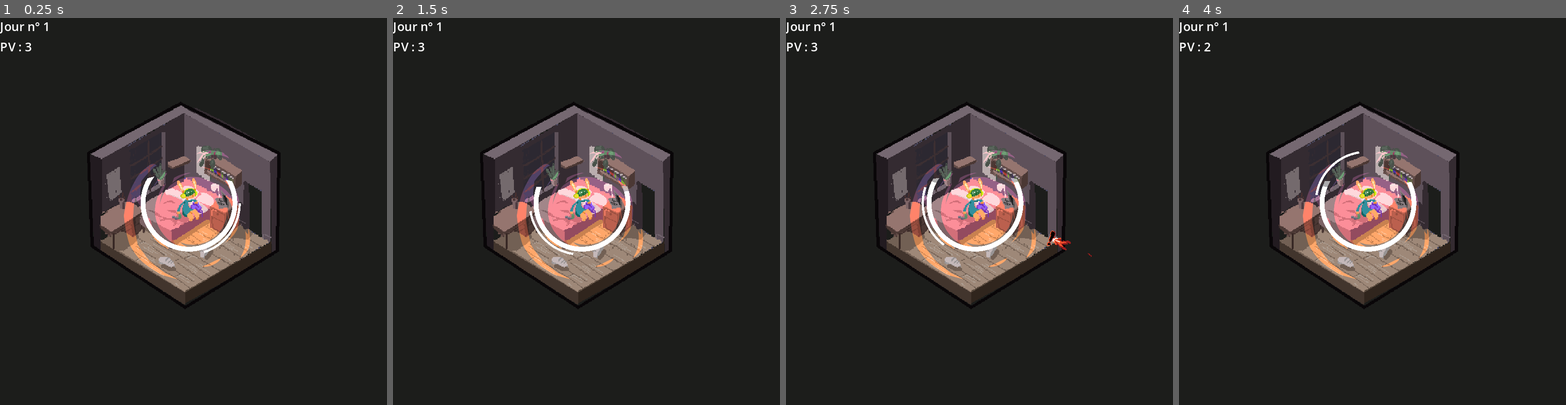
Above: before the commit, frames 1-4 (left to right).
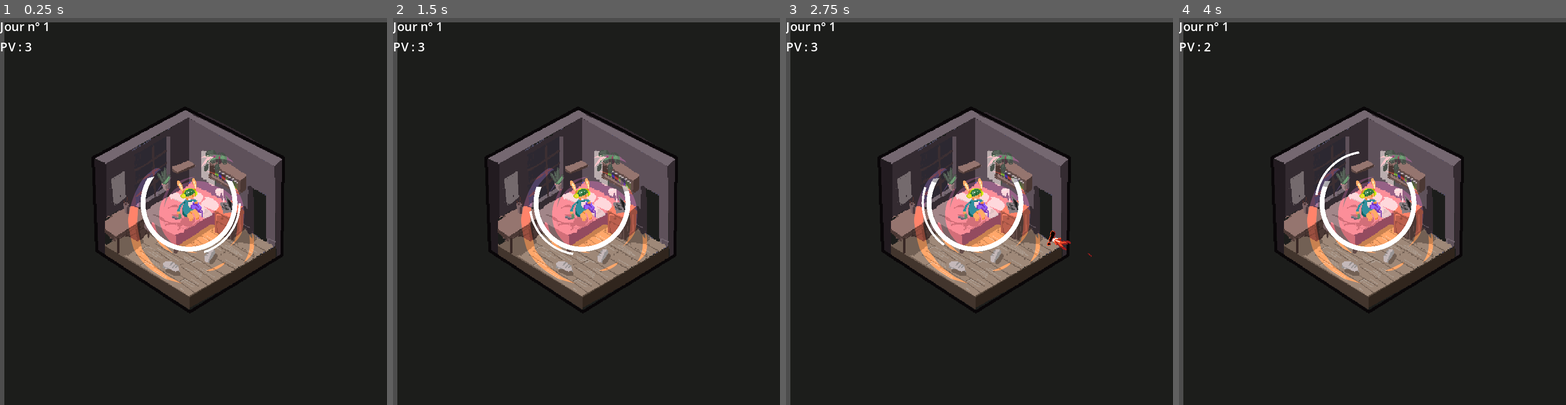
Above: after the commit, the same moments.

Repository: Zacharieg/socialBubble
Game: Godot game, scene res://scenes/game.tscn
Two runs of this game, one before a commit and one after it. Both use one fixed random seed, a clock stepped at 60 frames per second and the inputs below.
Inputs:
- Up to frame 1 (0.25 s): no input
- Up to frame 2 (1.5 s): tap Enter at 0.5 s; hold D (right) 0.53-1.28 s; hold Space (action) 0.53-1.28 s; hold A (left) from 1.28 s (still down); tap Space (action) at 1.35 s
- Up to frame 3 (2.75 s): release A (left) at 2.03 s; hold D (right) from 2.03 s (still down); hold Space (action) from 2.03 s (still down)
- Up to frame 4 (4 s): release Space (action) at 2.78 s; tap Space (action) at 2.85 s; release D (right) at 3.53 s; hold A (left) from 3.53 s (still down); hold Space (action) from 3.53 s (still down)

The runs differ from the first frame. In frame 1, 11% of the frame differs, in the area x 0-100%, y 0-100%; in frame 2, 11%; in frame 3, 11%; in frame 4, 11%.

Commit message:
center game elements

Diff:
--- a/scenes/game.tscn
+++ b/scenes/game.tscn
@@ -24,6 +24,7 @@
 
 [node name="bg" type="Sprite2D" parent="level"]
 material = SubResource("ShaderMaterial_v0f0t")
+position = Vector2(6, 6)
 texture = ExtResource("3_7ka2y")
 
 [node name="character" parent="." instance=ExtResource("1_hh7su")]
--- a/scripts/sad.gdshader
+++ b/scripts/sad.gdshader
@@ -7,7 +7,7 @@
 
 void fragment() {
 	vec4 default_color = texture(TEXTURE, UV);
-	vec2 vortex_uv = UV / 0.5 - vec2(0.5);
+	vec2 vortex_uv = UV / 0.5 - vec2(0.498);
 	vec4 vortex = texture(vortex_texture, vortex_uv);
 
 	float brightness = (default_color.r + default_color.g + default_color.b)/3. + brightness_change;
